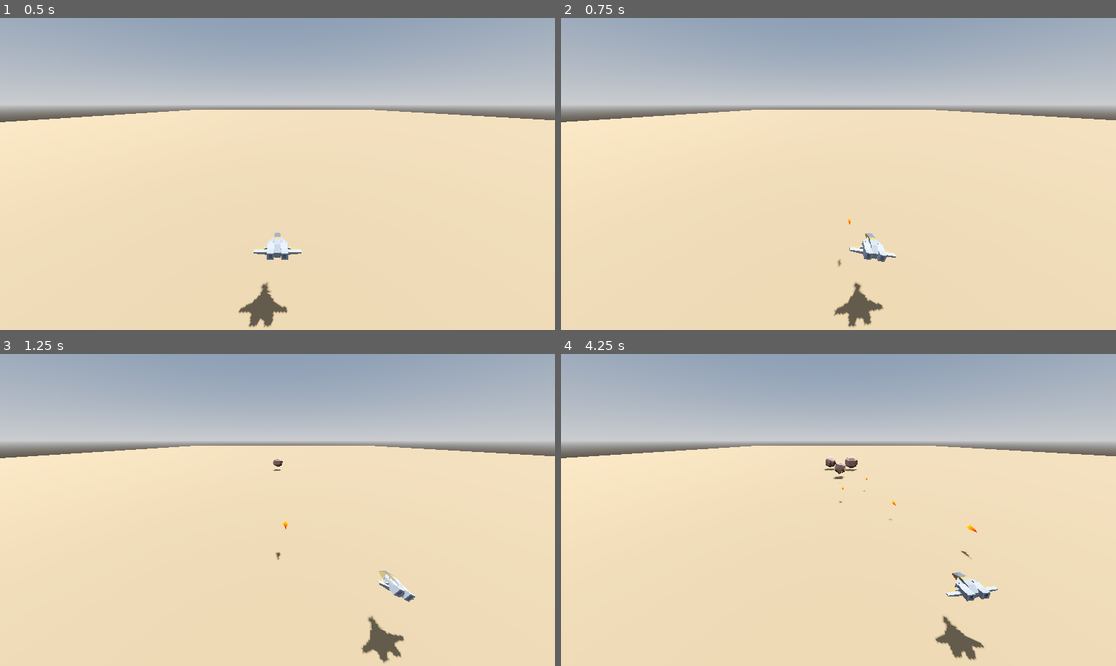
Above: before the commit, frames 1-4 (two rows, left to right).
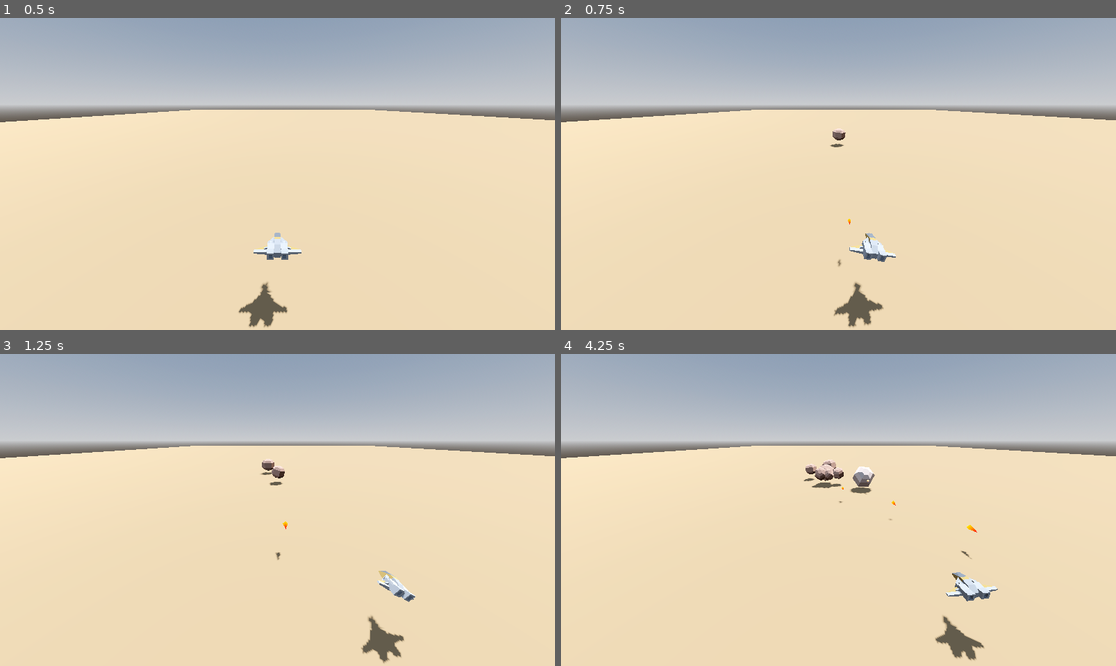
Above: after the commit, the same moments.

Repository: Stone-keep/3d_space_shooter
Game: Godot game, scene res://scenes/game.tscn
The game is run twice, just before and just after one commit, with the same random seed, the same clock (stepped at 60 frames per second) and the same inputs.
Inputs:
- Up to frame 1 (0.5 s): no input
- Up to frame 2 (0.75 s): hold D (right) from 0.53 s (still down); tap Space (shoot) at 0.6 s
- Up to frame 3 (1.25 s): keep holding D (right)
- Up to frame 4 (4.25 s): release D (right) at 1.28 s; hold A (left) 1.28-2.03 s; tap Space (shoot) every 0.75 s from 1.35 to 3.6 s; hold D (right) 2.03-3.53 s; hold A (left) from 3.53 s (still down)

Frame 1 is identical in both runs. In frame 2, less than 0.1% of the frame differs, in the area x 48-52%, y 35-42%; in frame 3, 0.2%; in frame 4, 0.7%, in the area x 43-57%, y 32-45%.

Commit message:
Add meteor/laser flashing on collision

Diff:
--- a/scenes/game.tscn
+++ b/scenes/game.tscn
@@ -1,7 +1,7 @@
 [gd_scene format=3 uid="uid://b7t0qxtsle5vh"]
 
 [ext_resource type="PackedScene" uid="uid://d4iwvjm1uh02n" path="res://scenes/player.tscn" id="1_uwrxv"]
-[ext_resource type="Script" uid="uid://seloxhegi07u" path="res://scenes/game.gd" id="1_yqjtg"]
+[ext_resource type="Script" uid="uid://seloxhegi07u" path="res://scenes/scripts/game.gd" id="1_yqjtg"]
 [ext_resource type="PackedScene" uid="uid://bse8ad85s8nlm" path="res://scenes/laser.tscn" id="2_lbhrr"]
 [ext_resource type="PackedScene" uid="uid://cb8fj2hr1bh0m" path="res://scenes/meteor.tscn" id="3_iywne"]
 
@@ -52,54 +52,55 @@
 [node name="Meteors" type="Node3D" parent="." unique_id=1763173628]
 
 [node name="MeteorTimer" type="Timer" parent="Meteors" unique_id=607871473]
+wait_time = 0.5
 autostart = true
 
 [node name="PositionMarkers" type="Node3D" parent="Meteors" unique_id=1563296777]
 
 [node name="Marker3D" type="Marker3D" parent="Meteors/PositionMarkers" unique_id=797778082]
-transform = Transform3D(1, 0, 0, 0, 1, 0, 0, 0, 1, -10.270102, 0, -56.48271)
+transform = Transform3D(1, 0, 0, 0, 1, 0, 0, 0, 1, -10.270102, 0, -37.55725)
 
 [node name="Marker3D7" type="Marker3D" parent="Meteors/PositionMarkers" unique_id=1538399850]
-transform = Transform3D(1, 0, 0, 0, 1, 0, 0, 0, 1, -5.163165, 0, -58.012436)
+transform = Transform3D(1, 0, 0, 0, 1, 0, 0, 0, 1, -5.163165, 0, -39.086975)
 
 [node name="Marker3D8" type="Marker3D" parent="Meteors/PositionMarkers" unique_id=566351089]
-transform = Transform3D(1, 0, 0, 0, 1, 0, 0, 0, 1, 9.6361685, 0, -65.19844)
+transform = Transform3D(1, 0, 0, 0, 1, 0, 0, 0, 1, 9.6361685, 0, -46.27298)
 
 [node name="Marker3D9" type="Marker3D" parent="Meteors/PositionMarkers" unique_id=1611316640]
-transform = Transform3D(1, 0, 0, 0, 1, 0, 0, 0, 1, -2.2672992, 0, -64.111435)
+transform = Transform3D(1, 0, 0, 0, 1, 0, 0, 0, 1, -2.2672992, 0, -45.185974)
 
 [node name="Marker3D10" type="Marker3D" parent="Meteors/PositionMarkers" unique_id=1469272040]
-transform = Transform3D(1, 0, 0, 0, 1, 0, 0, 0, 1, -8.451233, 0, -61.973434)
+transform = Transform3D(1, 0, 0, 0, 1, 0, 0, 0, 1, -8.451233, 0, -43.047974)
 
 [node name="Marker3D11" type="Marker3D" parent="Meteors/PositionMarkers" unique_id=1481040358]
-transform = Transform3D(1, 0, 0, 0, 1, 0, 0, 0, 1, -5.233135, 0, -61.04344)
+transform = Transform3D(1, 0, 0, 0, 1, 0, 0, 0, 1, -5.233135, 0, -42.11798)
 
 [node name="Marker3D12" type="Marker3D" parent="Meteors/PositionMarkers" unique_id=191578104]
-transform = Transform3D(1, 0, 0, 0, 1, 0, 0, 0, 1, 8.68229, 0, -59.90544)
+transform = Transform3D(1, 0, 0, 0, 1, 0, 0, 0, 1, 8.68229, 0, -40.97998)
 
 [node name="Marker3D13" type="Marker3D" parent="Meteors/PositionMarkers" unique_id=1894869350]
-transform = Transform3D(1, 0, 0, 0, 1, 0, 0, 0, 1, 0.110700965, 0, -59.482437)
+transform = Transform3D(1, 0, 0, 0, 1, 0, 0, 0, 1, 0.110700965, 0, -40.556976)
 
 [node name="Marker3D14" type="Marker3D" parent="Meteors/PositionMarkers" unique_id=1686031520]
-transform = Transform3D(1, 0, 0, 0, 1, 0, 0, 0, 1, 4.2667007, 0, -62.63144)
+transform = Transform3D(1, 0, 0, 0, 1, 0, 0, 0, 1, 4.2667007, 0, -43.70598)
 
 [node name="Marker3D15" type="Marker3D" parent="Meteors/PositionMarkers" unique_id=1101196913]
-transform = Transform3D(1, 0, 0, 0, 1, 0, 0, 0, 1, -3.1802988, 0, -61.98944)
+transform = Transform3D(1, 0, 0, 0, 1, 0, 0, 0, 1, -3.1802988, 0, -43.06398)
 
 [node name="Marker3D2" type="Marker3D" parent="Meteors/PositionMarkers" unique_id=1126932992]
-transform = Transform3D(1, 0, 0, 0, 0.99999994, 0, 0, 0, 1, 5.106641, 0, -59.98558)
+transform = Transform3D(1, 0, 0, 0, 0.99999994, 0, 0, 0, 1, 5.106641, 0, -41.06012)
 
 [node name="Marker3D3" type="Marker3D" parent="Meteors/PositionMarkers" unique_id=1646221782]
-transform = Transform3D(1, 0, 0, 0, 0.99999994, 0, 0, 0, 1, 7.096221, 0, -63.279083)
+transform = Transform3D(1, 0, 0, 0, 0.99999994, 0, 0, 0, 1, 7.096221, 0, -44.353622)
 
 [node name="Marker3D4" type="Marker3D" parent="Meteors/PositionMarkers" unique_id=191841214]
-transform = Transform3D(1, 0, 0, 0, 0.99999994, 0, 0, 0, 1, 1.8765135, 0, -66.176956)
+transform = Transform3D(1, 0, 0, 0, 0.99999994, 0, 0, 0, 1, 1.8765135, 0, -47.251495)
 
 [node name="Marker3D5" type="Marker3D" parent="Meteors/PositionMarkers" unique_id=806923850]
-transform = Transform3D(1, 0, 0, 0, 0.99999994, 0, 0, 0, 1, 7.2578077, 0, -68.44877)
+transform = Transform3D(1, 0, 0, 0, 0.99999994, 0, 0, 0, 1, 7.2578077, 0, -49.523308)
 
 [node name="Marker3D6" type="Marker3D" parent="Meteors/PositionMarkers" unique_id=1550286159]
-transform = Transform3D(1, 0, 0, 0, 0.99999994, 0, 0, 0, 1, -3.359829, 0, -71.312325)
+transform = Transform3D(1, 0, 0, 0, 0.99999994, 0, 0, 0, 1, -3.359829, 0, -52.386864)
 
 [connection signal="shoot_laser" from="Player" to="." method="_on_player_shoot_laser"]
 [connection signal="timeout" from="Meteors/MeteorTimer" to="." method="_on_meteor_timer_timeout"]
--- a/scenes/laser.gd
+++ /dev/null
@@ -1,13 +0,0 @@
-extends Area3D
-
-const SPEED = 10
-
-func _ready() -> void:
-	scale = Vector3(0.01, 0.01, 0.01)
-	var tween = create_tween()
-	tween.tween_property(self, "scale", Vector3.ONE, 0.3)
-
-func _physics_process(delta: float) -> void:
-	position.z -= SPEED * delta
-	if position.z <= -150:
-		queue_free()
--- a/scenes/laser.tscn
+++ b/scenes/laser.tscn
@@ -1,7 +1,14 @@
 [gd_scene format=4 uid="uid://bse8ad85s8nlm"]
 
-[ext_resource type="Script" uid="uid://cmp2052nn4pa" path="res://scenes/laser.gd" id="1_a7dhc"]
+[ext_resource type="Script" uid="uid://cmp2052nn4pa" path="res://scenes/scripts/laser.gd" id="1_a7dhc"]
 [ext_resource type="Texture2D" uid="uid://cwbougsvfqnig" path="res://graphics/Red_Red.png" id="1_xmihv"]
+[ext_resource type="Shader" uid="uid://7m67uia8278j" path="res://scenes/shaders/flash.gdshader" id="2_jjj73"]
+
+[sub_resource type="ShaderMaterial" id="ShaderMaterial_412cd"]
+resource_local_to_scene = true
+render_priority = 0
+shader = ExtResource("2_jjj73")
+shader_parameter/progress = 0.0
 
 [sub_resource type="StandardMaterial3D" id="StandardMaterial3D_ybpk1"]
 resource_name = "Red"
@@ -53,6 +60,7 @@
 
 [node name="Red" type="MeshInstance3D" parent="." unique_id=381577731]
 transform = Transform3D(-0.15, -2.2649372e-08, 9.900355e-16, 0, -6.5567085e-09, -0.15, 2.2649372e-08, -0.15, 6.5567085e-09, 0, 0, 0)
+material_overlay = SubResource("ShaderMaterial_412cd")
 mesh = SubResource("ArrayMesh_of1pi")
 skeleton = NodePath("")
 
--- a/scenes/meteor.tscn
+++ b/scenes/meteor.tscn
@@ -1,6 +1,13 @@
 [gd_scene format=4 uid="uid://cb8fj2hr1bh0m"]
 
-[ext_resource type="Script" uid="uid://byc26qa8hs4jo" path="res://scenes/meteor.gd" id="1_tcwo0"]
+[ext_resource type="Script" uid="uid://byc26qa8hs4jo" path="res://scenes/scripts/meteor.gd" id="1_pxso2"]
+[ext_resource type="Shader" uid="uid://7m67uia8278j" path="res://scenes/shaders/flash.gdshader" id="2_pxso2"]
+
+[sub_resource type="ShaderMaterial" id="ShaderMaterial_tcwo0"]
+resource_local_to_scene = true
+render_priority = 0
+shader = ExtResource("2_pxso2")
+shader_parameter/progress = 0.0
 
 [sub_resource type="StandardMaterial3D" id="StandardMaterial3D_mhnd1"]
 resource_name = "rockTrack"
@@ -44,11 +51,12 @@
 
 [node name="Meteor" type="Area3D" unique_id=1043179708 groups=["meteors"]]
 collision_layer = 4
-collision_mask = 4
-script = ExtResource("1_tcwo0")
+collision_mask = 6
+script = ExtResource("1_pxso2")
 
 [node name="meteor" type="MeshInstance3D" parent="." unique_id=1121845897]
 transform = Transform3D(3, 0, 0, 0, 3, 0, 0, 0, 3, 0, -1.0896459, 0)
+material_overlay = SubResource("ShaderMaterial_tcwo0")
 mesh = SubResource("ArrayMesh_wqkvx")
 skeleton = NodePath("")
 
--- a/scenes/player.tscn
+++ b/scenes/player.tscn
@@ -1,6 +1,6 @@
 [gd_scene format=4 uid="uid://d4iwvjm1uh02n"]
 
-[ext_resource type="Script" uid="uid://cpmjf01mqrjnv" path="res://scenes/player.gd" id="1_3vyb7"]
+[ext_resource type="Script" uid="uid://cpmjf01mqrjnv" path="res://scenes/scripts/player.gd" id="1_3vyb7"]
 
 [sub_resource type="CapsuleShape3D" id="CapsuleShape3D_g2els"]
 radius = 0.27246094
--- /dev/null
+++ b/scenes/scripts/laser.gd
@@ -0,0 +1,29 @@
+extends Area3D
+
+const SPEED = 10
+var can_move := true
+
+@onready var mesh := $Red
+@onready var flash_material := mesh.material_overlay as ShaderMaterial
+
+func _ready() -> void:
+	scale = Vector3(0.01, 0.01, 0.01)
+	var tween = create_tween()
+	tween.tween_property(self, "scale", Vector3.ONE, 0.3)
+
+func _physics_process(delta: float) -> void:
+	if can_move:
+		position.z -= SPEED * delta
+	if position.z <= -150:
+		queue_free()
+
+func flash() -> void:
+	var tween := create_tween()
+	tween.tween_property(flash_material, "shader_parameter/progress", 1.0, 0.1)
+	tween.tween_property(flash_material, "shader_parameter/progress", 0.0, 0.2)
+
+func destroy():
+	can_move = false
+	flash()
+	await get_tree().create_timer(0.3).timeout
+	queue_free()
--- a/scenes/meteor.gd
+++ b/scenes/scripts/meteor.gd
@@ -4,6 +4,10 @@
 var random_scale: float
 var random_rotation_speed: Vector3
 var drift_x: float
+var can_move := true
+
+@onready var mesh := $meteor
+@onready var flash_material := mesh.material_overlay as ShaderMaterial
 
 var player: Node3D
 
@@ -19,14 +23,24 @@
 	drift_x = randf_range(-0.5, 0.5)
 
 func _physics_process(delta: float) -> void:
-	position.z += speed * delta
-	position.x += drift_x * delta
-	rotation += random_rotation_speed * delta
+	if can_move:
+		position.z += speed * delta
+		position.x += drift_x * delta
+		rotation += random_rotation_speed * delta
 
 func _on_area_entered(area: Area3D) -> void:
 	if area.is_in_group("lasers"):
-		area.queue_free()
+		can_move = false
+		flash()
+		$meteor.material_overlay.set_shader_parameter("progress", 1.0)
+		area.destroy()
+		await get_tree().create_timer(0.3).timeout
 		queue_free()
+
+func flash() -> void:
+	var tween := create_tween()
+	tween.tween_property(flash_material, "shader_parameter/progress", 1.0, 0.1)
+	tween.tween_property(flash_material, "shader_parameter/progress", 0.0, 0.2)
 
 func _on_body_entered(body: Node3D) -> void:
 	if body.is_in_group("player"):
--- a/scenes/player.gd
+++ b/scenes/scripts/player.gd
@@ -17,7 +17,6 @@
 
 func shoot():
 	if Input.is_action_just_pressed("shoot"):
-		print(can_shoot)
 		if can_shoot:
 			can_shoot = false
 			$ShootCooldown.start()
--- /dev/null
+++ b/scenes/shaders/flash.gdshader
@@ -0,0 +1,8 @@
+shader_type spatial;
+
+uniform float progress: hint_range(0.0, 1.0) = 0.0;
+
+void fragment() {
+	ALPHA = progress;
+	ALBEDO = vec3(1.0);
+}
Renamed: scenes/game.gd.uid -> scenes/scripts/game.gd.uid
Renamed: scenes/laser.gd.uid -> scenes/scripts/laser.gd.uid
Renamed: scenes/meteor.gd.uid -> scenes/scripts/meteor.gd.uid
Renamed: scenes/player.gd.uid -> scenes/scripts/player.gd.uid
Renamed: scenes/test_3d.gd -> scenes/scripts/test_3d.gd
Renamed: scenes/test_3d.gd.uid -> scenes/scripts/test_3d.gd.uid
Not shown, added: scenes/shaders/flash.gdshader.uid
